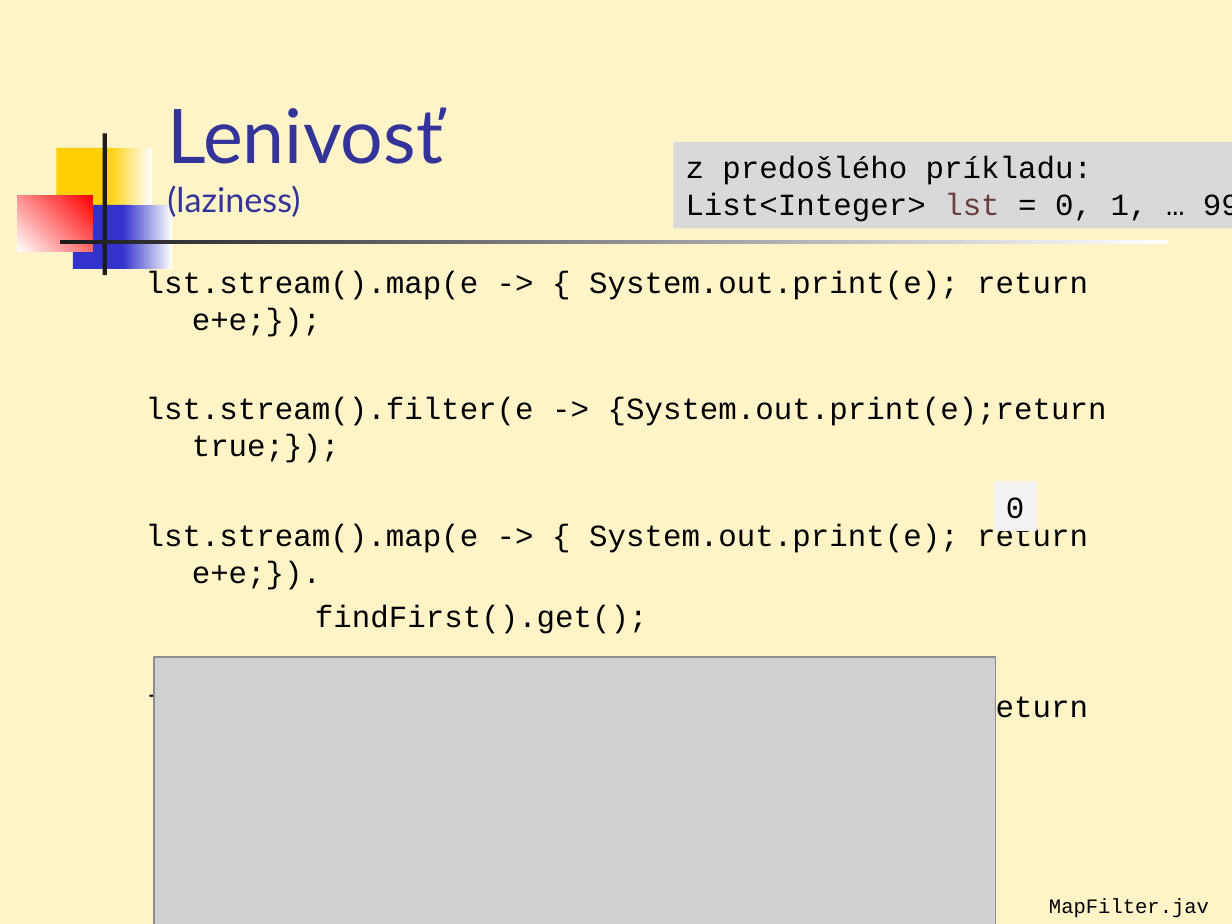
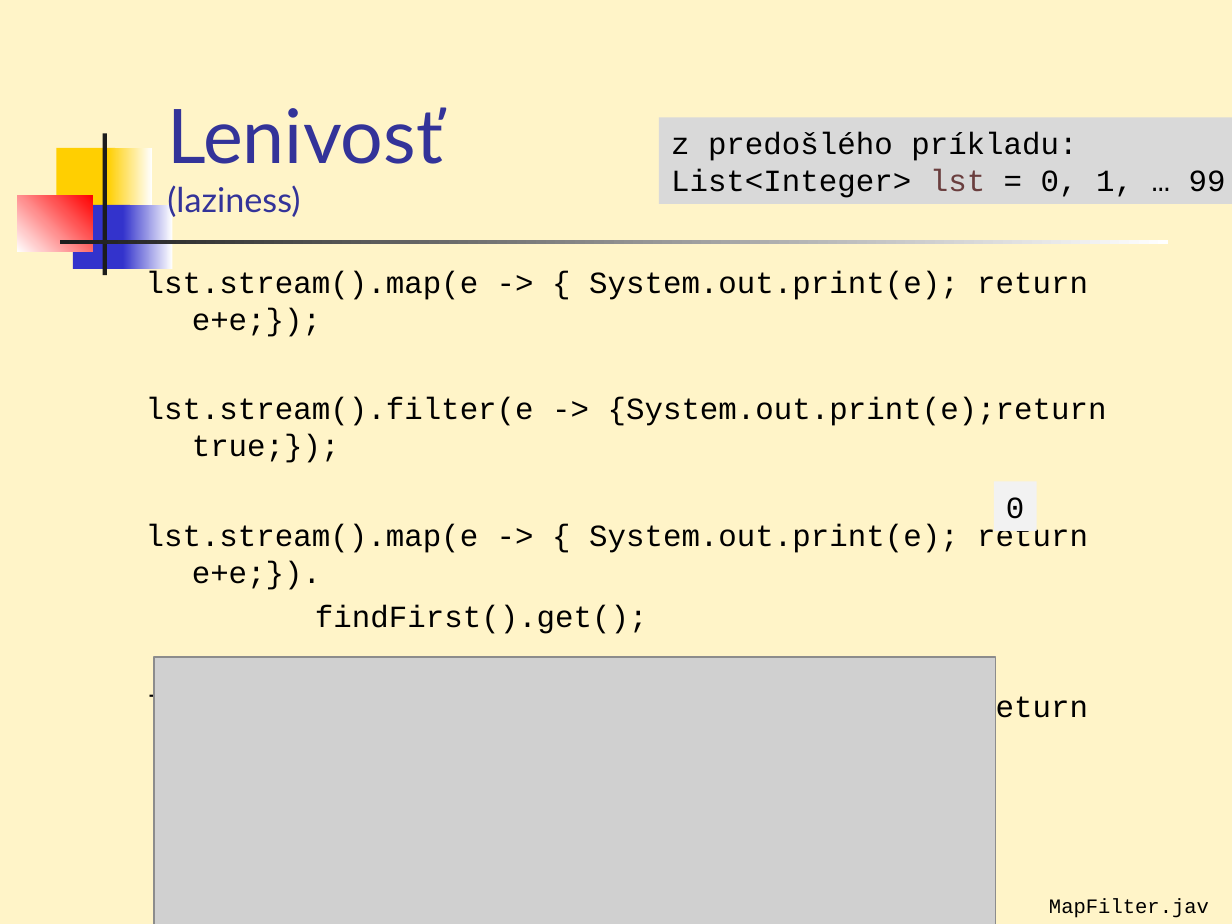
Before and after one commit to Programovanie4/Prednasky, a slide deck: slide 19 of 06Lambda/06_javaStream.ppt. Drawn at 1232x924 pixels with LibreOffice and Linux fonts; fonts in the diff are those of the drawing; grey boxes stand for pictures. Boxes give left, top, right and bottom in pixels: in the first picture for what was removed or moved away, otherwise in the second. Text is boxed around its words. In the diff, an @@ line names an element or a change of style, - is before the commit and + after.

```diff
--- a/06Lambda/06_javaStream.ppt
+++ b/06Lambda/06_javaStream.ppt
@@ rectangle "z predošlého príkladu:": place and size @@
-rectangle "z predošlého príkladu:" at (674,142,1232,228)
+rectangle "z predošlého príkladu:" at (659,117,1232,203)
```
Also in this commit, not shown: 4 other slides changed, 3 other files.
